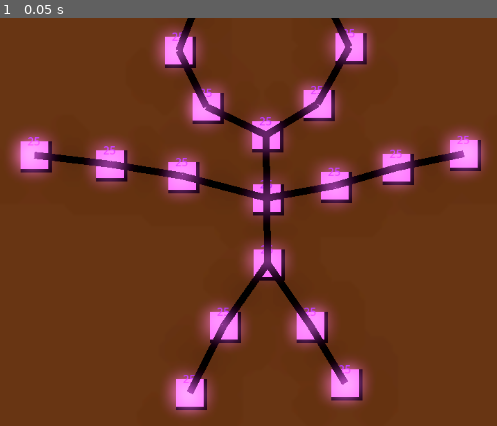
Above: before the commit, frame 1.
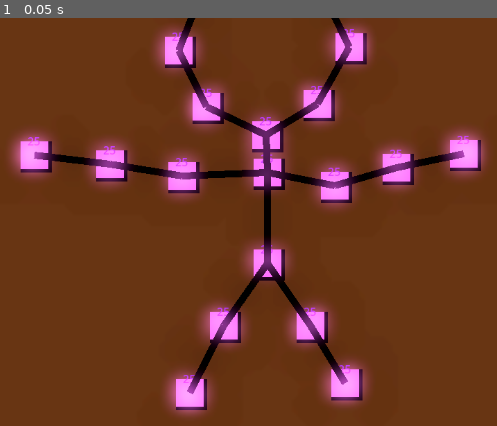
Above: after the commit, the same moment.

Repository: syshotdev/RiskyStrats
Game: Godot game, scene res://main.tscn
The game is run twice, just before and just after one commit, with the same random seed, the same clock (stepped at 60 frames per second) and the same inputs.
Inputs:
- Up to frame 1 (0.05 s): no input

The runs differ from the first frame. In frame 1, 1.9% of the frame differs, in the area x 36-68%, y 30-53%.

Commit message:
Fixed many bugs with jank code. 0,0 glitch fixed, as well as checks for sending unit payloads.

Diff:
--- a/Objects/GameNode/gameNode.gd
+++ b/Objects/GameNode/gameNode.gd
@@ -47,13 +47,12 @@
 	roadUnit.toSecondNode = road.node1 == self
 
 	# Exact replica so it doesn't confuse the engine
-	var newRoadUnit = RoadUnit.new(roadUnit.currentColor,roadUnit.units)
+	var newRoadUnit := RoadUnit.new(roadUnit.currentColor,roadUnit.units)
 	newRoadUnit.route = roadUnit.route
 	newRoadUnit.toSecondNode = roadUnit.toSecondNode
-	road.addUnitToRoad(newRoadUnit)
+	road.addUnitToRoad(roadUnit)
 
 	# Free the last used thing as it won't be used again
-	roadUnit.queue_free()
 
 # From this node to the node specified, which road is it?
 func getRoadToNode(node : GameNode) -> Road:
@@ -63,6 +62,7 @@
 func addRoadUnit(roadUnit : RoadUnit):
 	var unit := Unit.new(roadUnit.currentColor, roadUnit.units)
 	addUnit(unit)
+	roadUnit.queue_free()
 
 # Adds it to the dictionary which is just "color, amount"
 func addUnit(unit : Unit):
--- a/Objects/Map/Map.gd
+++ b/Objects/Map/Map.gd
@@ -47,9 +47,22 @@
 	roads = map.roads.duplicate()
 
 
-# Sends a payload
+# Sends payloads to destination with some ifs
 func sendPayload(selectedNodes, nodeDestination, unit : Unit):
-	for node in selectedNodes:
-		# Add some checking to see if the nodes have enough "unit" to send
+	for node : GameNode in selectedNodes:
+		var color := unit.currentColor
+		var maxUnitsCanSend : float = min(node.unitAmounts[color], unit.units) - 1
 
-		distributer.sendPayload(node, nodeDestination, unit)
+		# If this isn't our node, don't send our unit
+		if(color != node.currentColor):
+			continue
+
+		# If can't send units, don't
+		if(maxUnitsCanSend <= 0):
+			continue
+
+		var newUnit : Unit = Unit.new(color, maxUnitsCanSend)
+		newUnit.units = maxUnitsCanSend
+		node.unitAmounts[color] -= maxUnitsCanSend
+
+		distributer.sendPayload(node, nodeDestination, newUnit)
--- a/Objects/Map/man_map.tscn
+++ b/Objects/Map/man_map.tscn
@@ -14,7 +14,7 @@
 position = Vector2(0, 30)
 
 [node name="GameNode6" parent="Nodes" instance=ExtResource("2_4rc3m")]
-position = Vector2(-1, -64)
+position = Vector2(0, -101)
 
 [node name="GameNode7" parent="Nodes" instance=ExtResource("2_4rc3m")]
 position = Vector2(-2, -155)
--- a/Objects/Player (Client)/Player.gd
+++ b/Objects/Player (Client)/Player.gd
@@ -4,7 +4,7 @@
 @export var inputStuff : Node2D
 @export var map : Map
 
-var currentColor : GameColors.colors = GameColors.colors.BLUE
+var currentColor : GameColors.colors = GameColors.colors.PURPLE
 var selectedNodes : Array[GameNode]
 
 # Main ticking functioin
--- a/Objects/Road/road.gd
+++ b/Objects/Road/road.gd
@@ -35,21 +35,22 @@
 # Also the function that the "node1" or "node2" calls to send a unit payload
 func addUnitToRoad(roadUnit : RoadUnit):
 	# So it doesnt jank
-	roadUnit.position = Vector2.ZERO
 	roadUnit.progress = 0
 
 	currentUnits.append(roadUnit)
-	add_child(roadUnit)
+	# To fix annoying bug where not removed from other parents
+	if(roadUnit.get_parent() == null):
+		add_child(roadUnit)
 
 
 func moveAllRoadUnits(delta):
 	var copyUnits := currentUnits.duplicate(true)
 	for unitIndex in range(currentUnits.size()):
-		var roadUnit = copyUnits[unitIndex]
+		var roadUnit : RoadUnit = copyUnits[unitIndex]
 
-		# Percentage goes up speed * delta (Or down if direction is node1)
+			# Percentage goes up speed * delta (Or down if direction is node1)
 		roadUnit.progress += calculateRoadUnitSpeed(roadUnit, delta)
-		roadUnit.position = calculateRoadUnitPosition(roadUnit)
+		roadUnit.global_position = calculateRoadUnitPosition(roadUnit)
 
 		# Tries to merge with node1 or node2, and if it does, it gives success = true
 		var success = tryMergeWithNearestNode(roadUnit)
@@ -57,7 +58,7 @@
 		# If success, remove it from things
 		if(success):
 			currentUnits.remove_at(unitIndex)
-			roadUnit.queue_free()
+
 
 # Calculates road unit position based on it's progress on the road
 func calculateRoadUnitPosition(roadUnit : RoadUnit):
